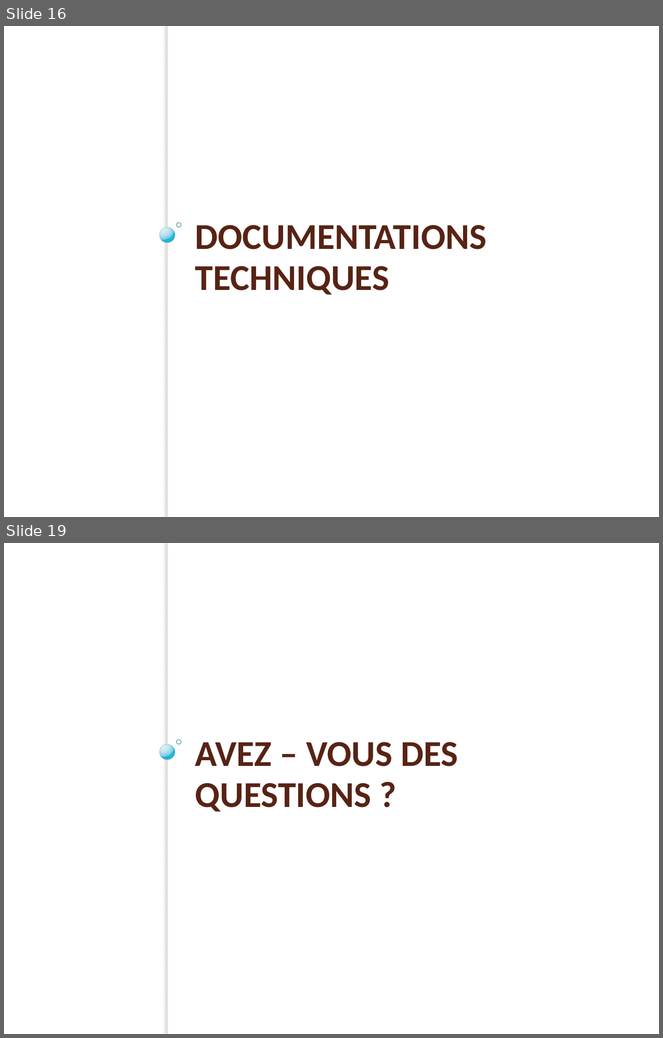
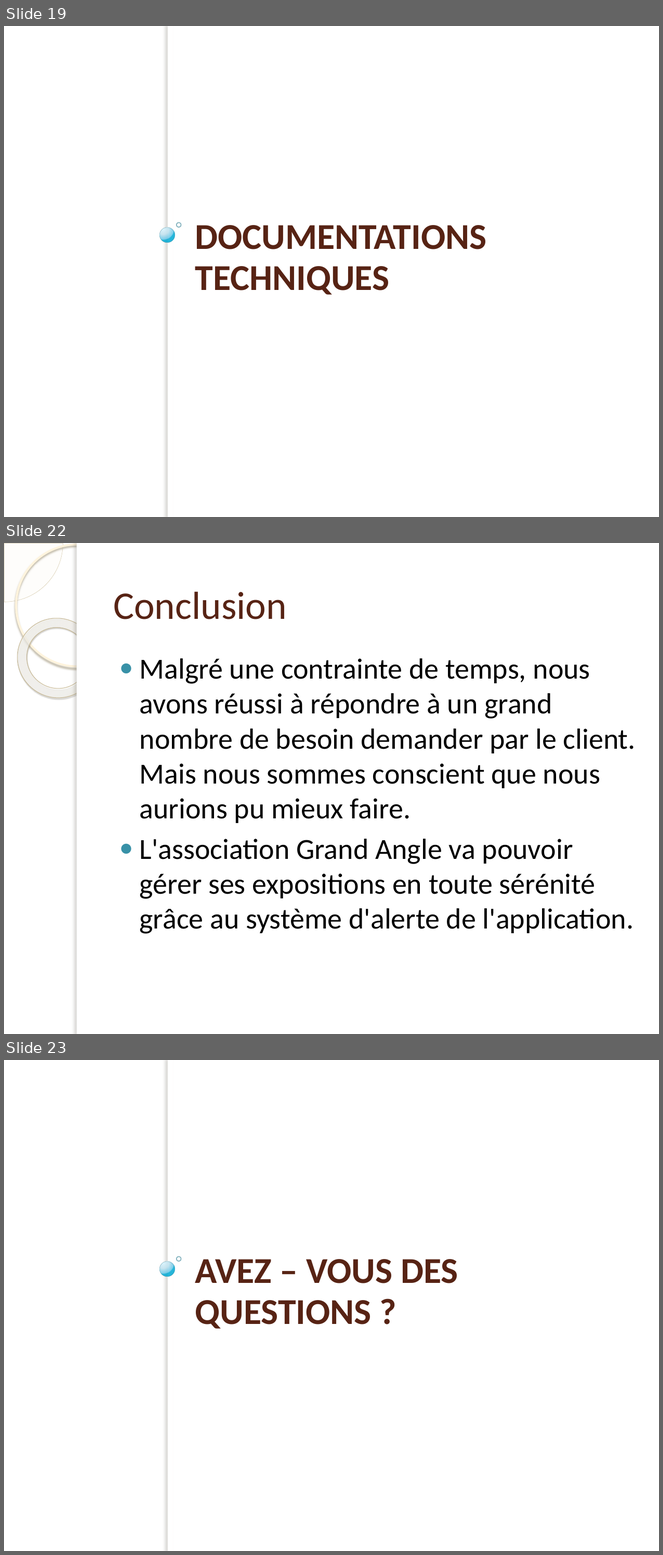
Before and after one commit to Jonathan7295/ProjetGrandPlan, a slide deck: Présenation/Presentation.pptx. Shown one above the other, each under a label of ours: slides 16 and 19 before the commit, slides 19, 22 and 23 after it; the slides between them are not shown. The pictures are 663x1038 and 663x1555 pixels, drawn with LibreOffice and Linux fonts; fonts in the diff are those of the drawing; background and template pictures are left out. Boxes give left, top, right and bottom in pixels: in the first picture for what was removed or moved away, otherwise in the second. Text is boxed around its words. In the diff, an @@ line names an element or a change of style, - is before the commit and + after.

```diff
--- a/Présenation/Presentation.pptx
+++ b/Présenation/Presentation.pptx
@@ slide 22 added at bbox=[4, 543, 659, 1034], background picture (left out) @@
@@ pie slice (boxed as its full ellipse) added at bbox=[4, 543, 63, 602], fill #FEFAF4 at 33% opacity, outline #D3C39F 0.25 pt @@
@@ ellipse added at bbox=[16, 545, 138, 666], outline #FFF5DE 2.15 pt @@
@@ rectangle added at bbox=[77, 543, 659, 1034], fill #FFFFFF @@
@@ rectangle added at bbox=[77, 543, 82, 1034], fill #FFFFFF @@
@@ donut added at bbox=[4, 602, 114, 714], fill gradient #FFFCF6 to #FFFEFB to #F0D28E, outline #C7B893 0.58 pt @@
@@ title added at bbox=[113, 591, 287, 619], 43 pt, text #572314 @@
+Conclusion
@@ text added at bbox=[140, 658, 636, 934], 32 pt, text #000000 @@
+● Malgré une contrainte de temps, nous avons réussi à répondre à un grand nombre de besoin demander par le client. Mais nous sommes conscient que nous aurions pu mieux faire.
+● L'association Grand Angle va pouvoir gérer ses expositions en toute sérénité grâce au système d'alerte de l'application.
@@ what was slide 16 is now slide 19 @@
@@ what was slide 19 is now slide 23 @@
```
Also in this commit, not shown: 13 slides changed, 4 other slides added, 1 slide removed, 3 other files.
